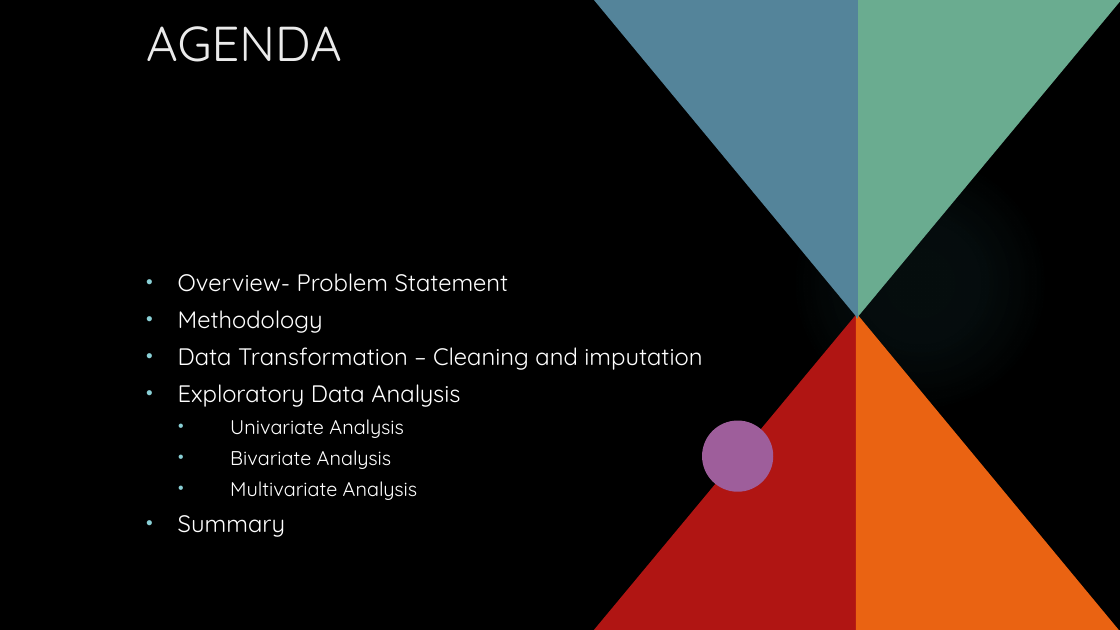
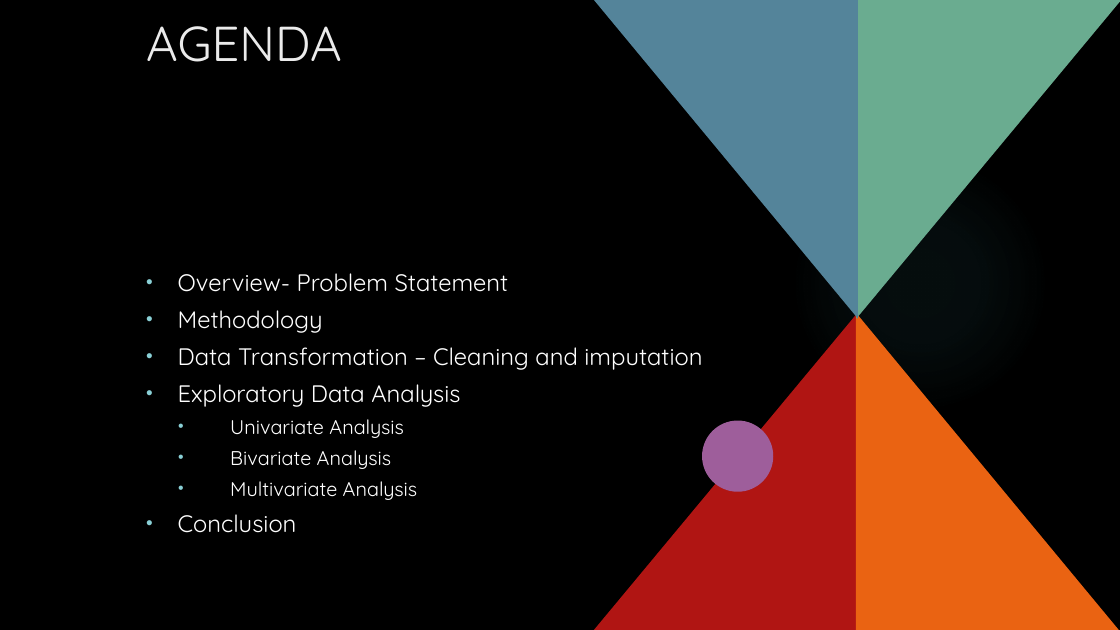
Before and after one commit to asthaa29/lendingcasestudy, a slide deck: slide 2 of EDA Case Study.pptx. Drawn at 1120x630 pixels with LibreOffice and Linux fonts; fonts in the diff are those of the drawing; background and template pictures are left out. Boxes give left, top, right and bottom in pixels: in the first picture for what was removed or moved away, otherwise in the second. Text is boxed around its words. In the diff, an @@ line names an element or a change of style, - is before the commit and + after.

```diff
--- a/EDA Case Study.pptx
+++ b/EDA Case Study.pptx
@@ text at bbox=[178, 514, 297, 533]: text changed @@
-• Summary
+• Conclusion
```
Also in this commit, not shown: 4 other slides changed, 2 slides added.
